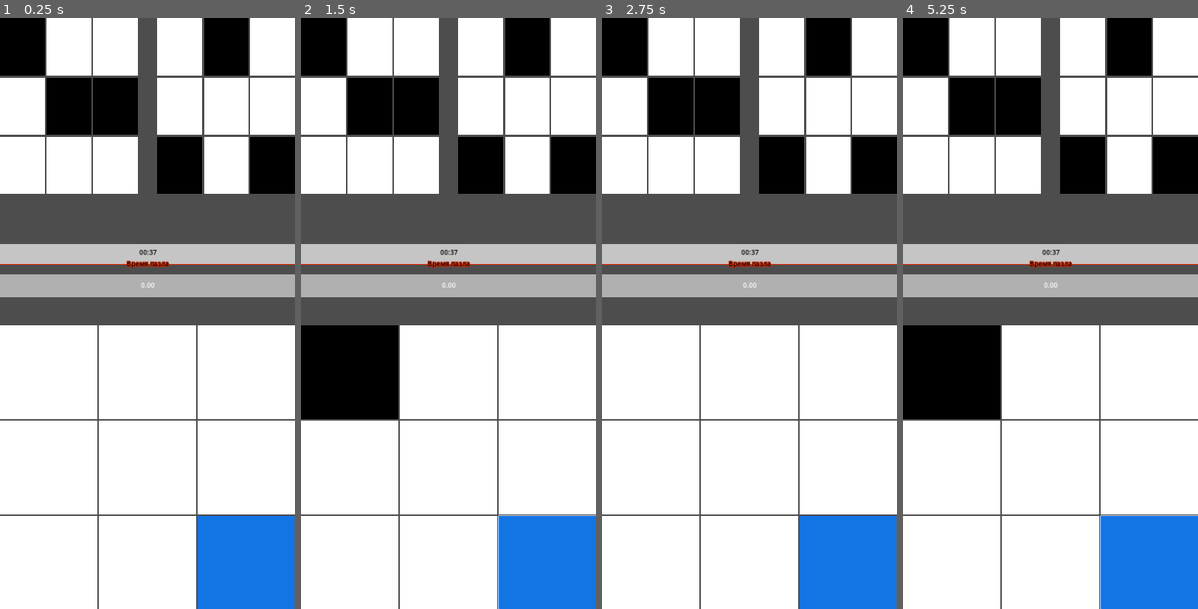
Above: before the commit, frames 1-4 (left to right).
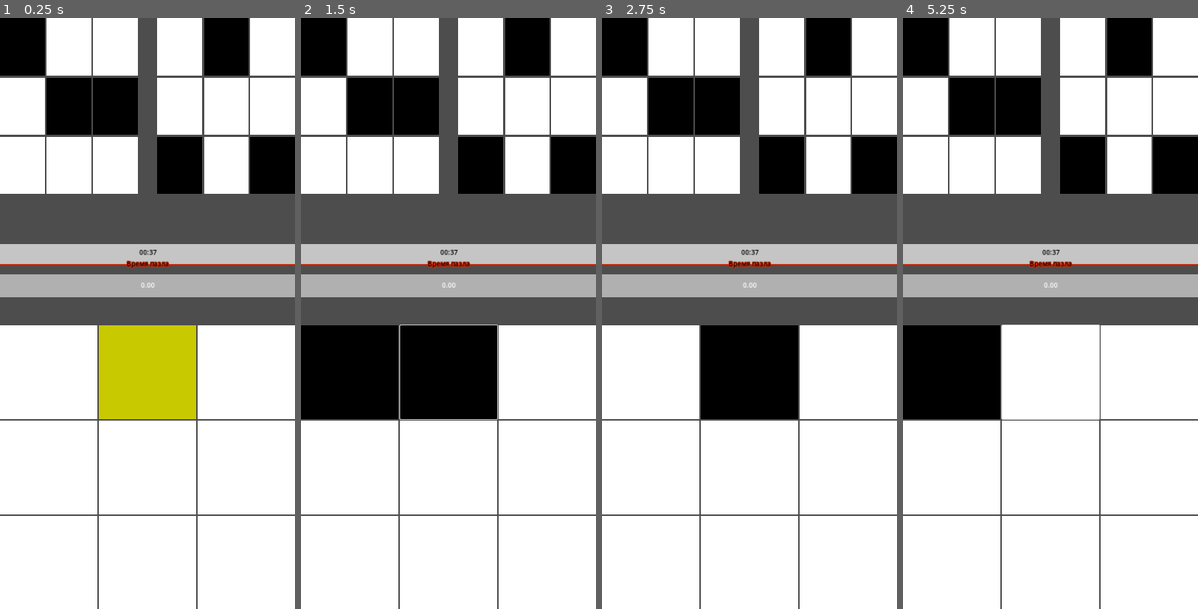
Above: after the commit, the same moments.

Repository: Less-ThanThree/square-chaos
Game: Godot game, scene res://Scenes/Game/GameWithPath.tscn
Two runs of this game, one before a commit and one after it. Both use one fixed random seed, a clock stepped at 60 frames per second and the inputs below. This scene is started directly instead of the project's main scene.
Inputs (mouse positions are in pixels of both pictures, inside the frame that each line leads up to; where the layout moved, square brackets give the same spot in the first picture):
- Up to frame 1 (0.25 s): no input
- Up to frame 2 (1.5 s): click (351, 372) at 0.52 s; click (448, 372) [548, 561] at 1.25 s
- Up to frame 3 (2.75 s): click (652, 372) at 2.02 s
- Up to frame 4 (5.25 s): click (1050, 372) [1150, 561] at 2.75 s; click (953, 372) at 3.52 s; click (1050, 372) [1150, 561] at 4.25 s; tap Enter at 5 s

The runs differ from the first frame. In frame 1, 10% of the frame differs, in the area x 33-100%, y 52-100%; in frame 2, 11%, in the area x 33-100%, y 51-100%; in frame 3, 10%; in frame 4, 5.4%.
Error in both runs: Attempt to call function 'get_device_name' in base 'null instance' on a null instance. (res://GlobalScripts/DeviceInfo.gd:7)

Commit message:
Add generation plate on fields

Diff:
--- a/Scenes/Level/LevelPlayer.gd
+++ b/Scenes/Level/LevelPlayer.gd
@@ -8,9 +8,9 @@
 var allLevelsGenerate = 0
 var currentStage
 
-func _ready():
-	GeneratorLevel.generatePlayerMatrix(PlayerStatus.currentSize)
-	generateLevel(PlayerStatus.getPlayerLevelField())
+#func _ready():
+#	GeneratorLevel.generatePlayerMatrix(PlayerStatus.currentSize)
+#	generateLevel(PlayerStatus.getPlayerLevelField())
 
 func _process(delta):
 	if PlayerStatus.getIsErrorPlate():
@@ -29,6 +29,31 @@
 func generateLevel(matrix) -> void:
 	var xCounter = -1
 	var yCounter = -1
+	var fieldPlayerPlate: Array
+
+	match PlayerStatus.currentSize:
+		2:
+			fieldPlayerPlate = GeneratorLevel.matrixTemplateX2.duplicate(true)
+		3:
+			fieldPlayerPlate = GeneratorLevel.matrixTemplateX3.duplicate(true)
+		4:
+			fieldPlayerPlate = GeneratorLevel.matrixTemplateX4.duplicate(true)
+
+	if !PlayerStatus.getPath():
+		fieldPlayerPlate = PlayerStatus.getCurrentLevelField(0).duplicate(true)
+	elif PlayerStatus.LevelsCount >= 2:
+		var matrix1 = PlayerStatus.getCurrentLevelField(0).duplicate(true)
+		var matrix2 = PlayerStatus.getCurrentLevelField(1).duplicate(true)
+
+		for x in matrix1.size():
+			for y in matrix1[x]:
+				if matrix1[x][y] == 1:
+					fieldPlayerPlate[x][y] = 1
+
+		for x in matrix2.size():
+			for y in matrix2[x]:
+				if matrix2[x][y] == 1:
+					fieldPlayerPlate[x][y] = 1
 
 	gridLevel.set_columns(matrix.size())
 	for x in matrix.size():
@@ -39,6 +64,9 @@
 
 			var plateNumber = getRandomPlate()
 			var plate_instance
+
+			if fieldPlayerPlate[x][y] == 0 && plateNumber != 0:
+				plateNumber = 0
 
 			match plateNumber:
 				0:
@@ -56,6 +84,11 @@
 func _on_node_2d_ready_level():
 	allLevelsGenerate += 1
 	if PlayerStatus.LevelsCount == allLevelsGenerate:
+		for node in gridLevel.get_children():
+			gridLevel.remove_child(node)
+			node.queue_free()
+		GeneratorLevel.generatePlayerMatrix(PlayerStatus.currentSize)
+		generateLevel(PlayerStatus.getPlayerLevelField())
 		allLevelsGenerate = 0
 		PlayerStatus.setCompareMatrix(false)
 		checkStage()
@@ -81,8 +114,8 @@
 
 	if currentStage["LevelSize"] != 0:
 		PlayerStatus.currentSize = currentStage["LevelSize"]
-	GeneratorLevel.generatePlayerMatrix(PlayerStatus.currentSize)
-	generateLevel(PlayerStatus.getPlayerLevelField())
+#	GeneratorLevel.generatePlayerMatrix(PlayerStatus.currentSize)
+#	generateLevel(PlayerStatus.getPlayerLevelField())
 
 # Проверка перехода стадии
 func checkStage():
